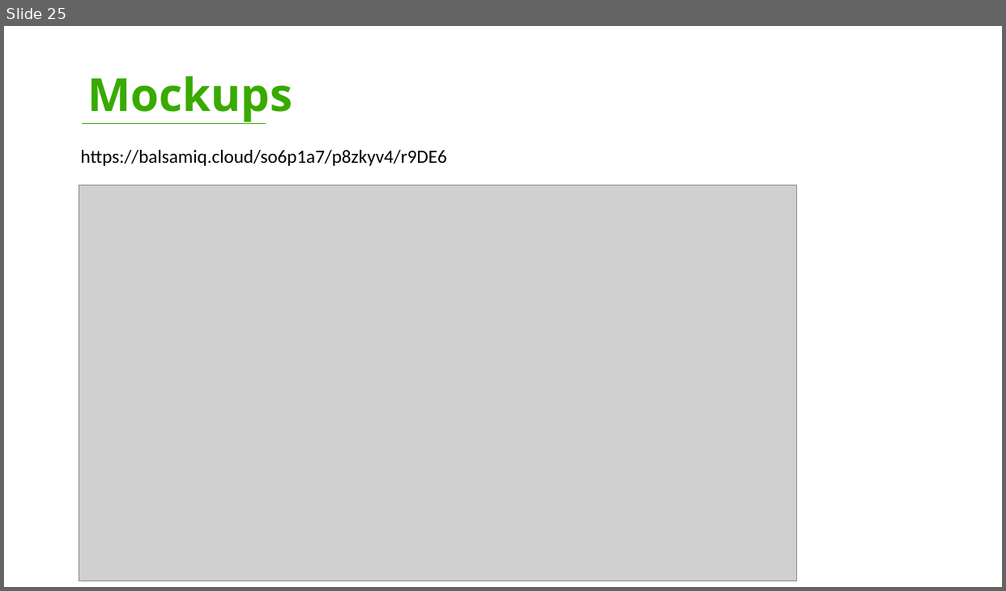
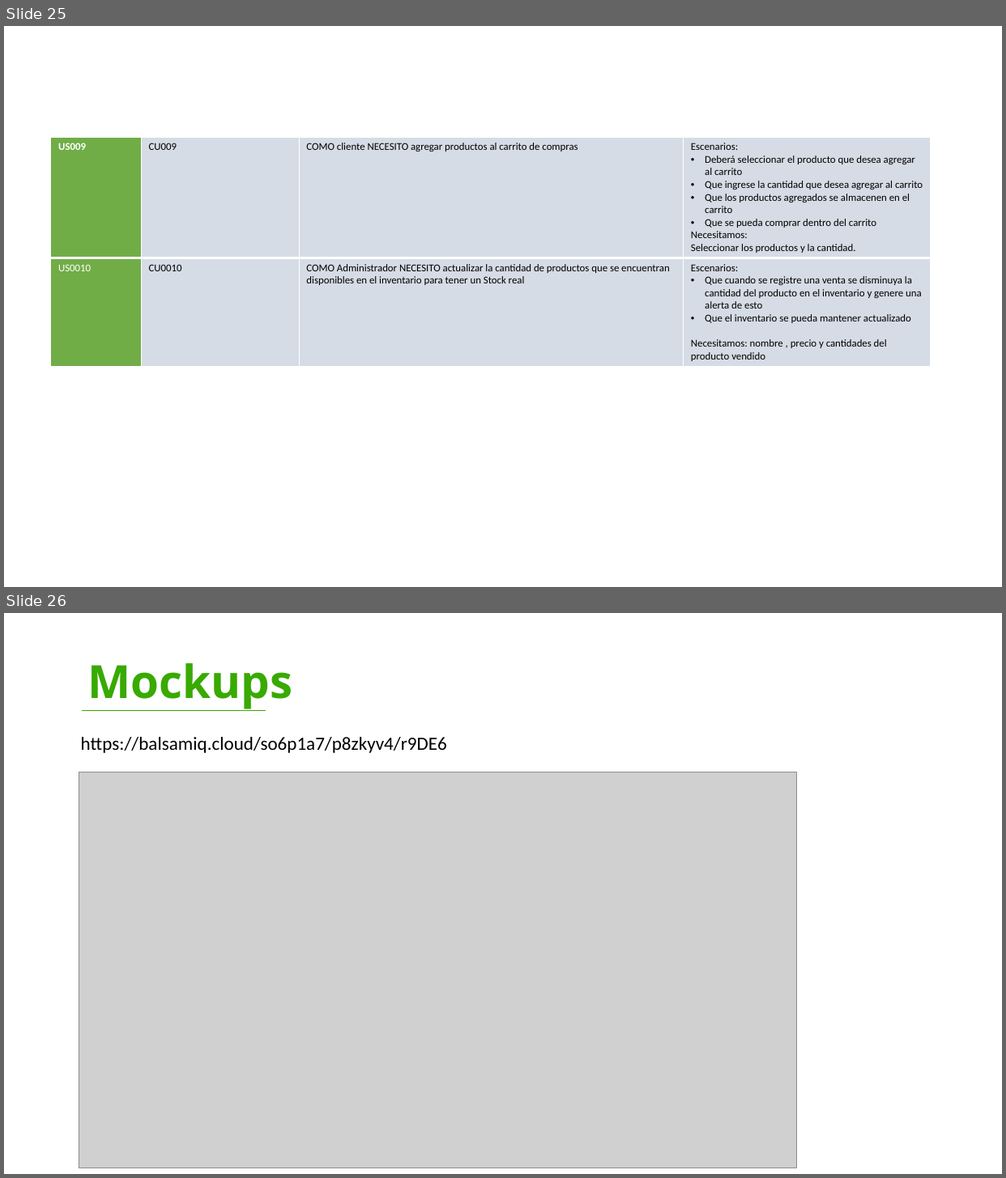
Before and after one commit to luiscarlosmedina/Master-Barber, a slide deck: Entregables Proyecto B.pptx. Shown one above the other, each under a label of ours: slide 25 before the commit, slides 25 and 26 after it. The pictures are 1006x591 and 1006x1178 pixels, drawn with LibreOffice and Linux fonts; fonts in the diff are those of the drawing; grey boxes stand for pictures; background and template pictures are left out. Boxes give left, top, right and bottom in pixels: in the first picture for what was removed or moved away, otherwise in the second. Text is boxed around its words. In the diff, an @@ line names an element or a change of style, - is before the commit and + after.

```diff
--- a/Entregables Proyecto B.pptx
+++ b/Entregables Proyecto B.pptx
@@ slide 25 added at box(4, 26, 1002, 587), background picture (left out) @@
@@ table added at box(51, 137, 931, 377), 2 rows, 4 columns @@
+US009 | CU009 | COMO cliente NECESITO agregar productos al carrito de compras | Escenarios: / Deberá seleccionar el producto que desea agregar al carrito / Que ingrese la cantidad que desea agregar al carrito / Que los productos agregados se almacenen en el carrito / Que se pueda comprar dentro del carrito / Necesitamos: / Seleccionar los productos y la cantidad.
+US0010 | CU0010 | COMO Administrador NECESITO actualizar la cantidad de productos que se encuentran disponibles en el inventario para tener un Stock real | Escenarios: / Que cuando se registre una venta se disminuya la cantidad del producto en el inventario y genere una alerta de esto / Que el inventario se pueda mantener actualizado / Necesitamos: nombre , precio y cantidades del producto vendido
@@ what was slide 25 is now slide 26 @@
```
Also in this commit, not shown: 2 slides changed, 1 other file.
